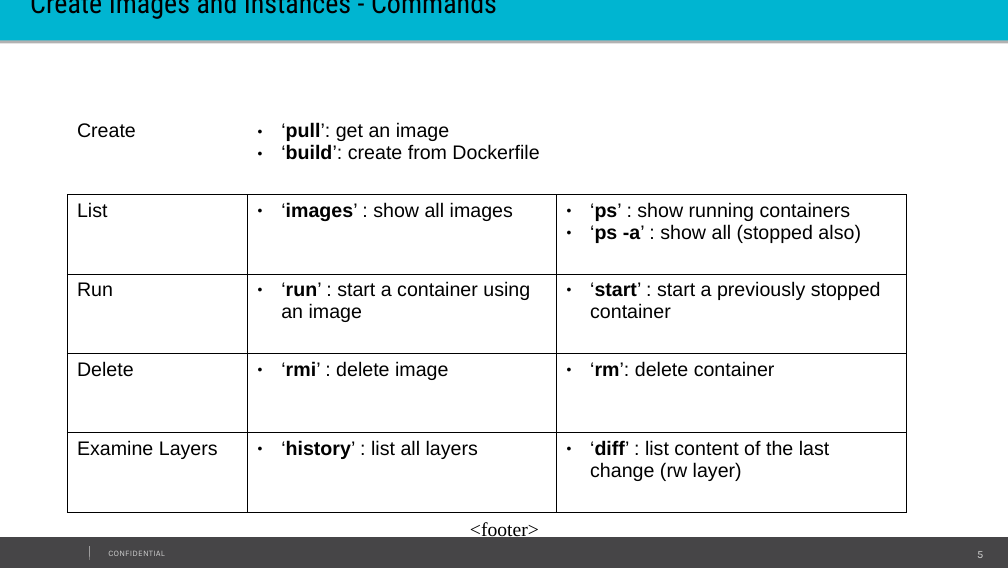
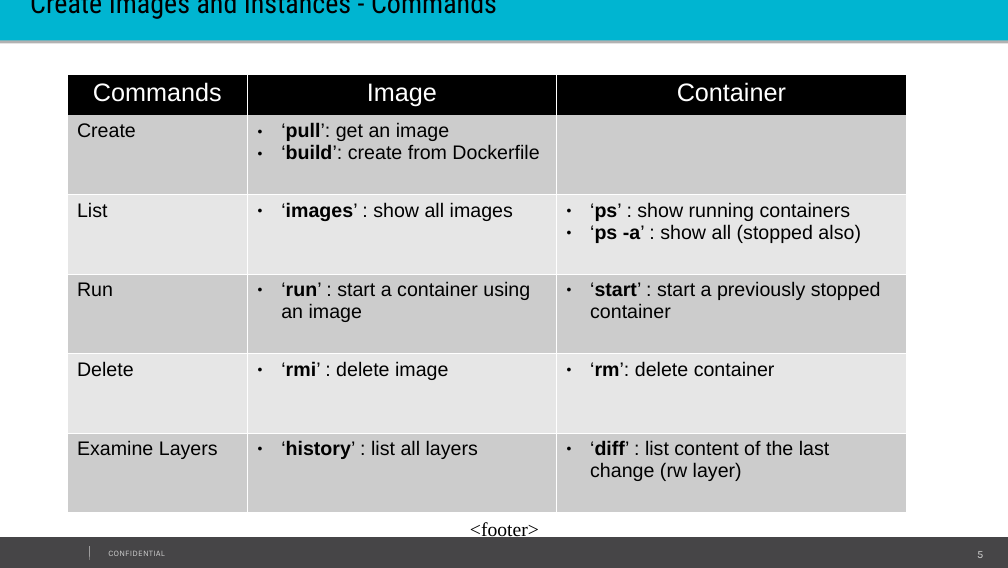
Before and after one commit to ITForumHungary/ITForum2016-DevOps, a slide deck: slide 5 of Session2-Everythin_looks_the_same_in_boxes-Introduction_to_containerization/IT_forum_Budapest-Docker_in_CI.odp. Drawn at 1008x568 pixels with LibreOffice and Linux fonts; fonts in the diff are those of the drawing; background and template pictures are left out. Boxes give left, top, right and bottom in pixels: in the first picture for what was removed or moved away, otherwise in the second. Text is boxed around its words. In the diff, an @@ line names an element or a change of style, - is before the commit and + after.

```diff
--- a/Session2-Everythin_looks_the_same_in_boxes-Introduction_to_containerization/IT_forum_Budapest-Docker_in_CI.odp
+++ b/Session2-Everythin_looks_the_same_in_boxes-Introduction_to_containerization/IT_forum_Budapest-Docker_in_CI.odp
@@ table at [68,74,906,512] @@
@@ fill none to #000000 in row 1 @@
@@ fill none to #CCCCCC in 9 cells @@
@@ fill none to #E6E6E6 in 6 cells @@
@@ borders changed @@
```
Also in this commit, not shown: 2 other slides changed, 1 other file.
